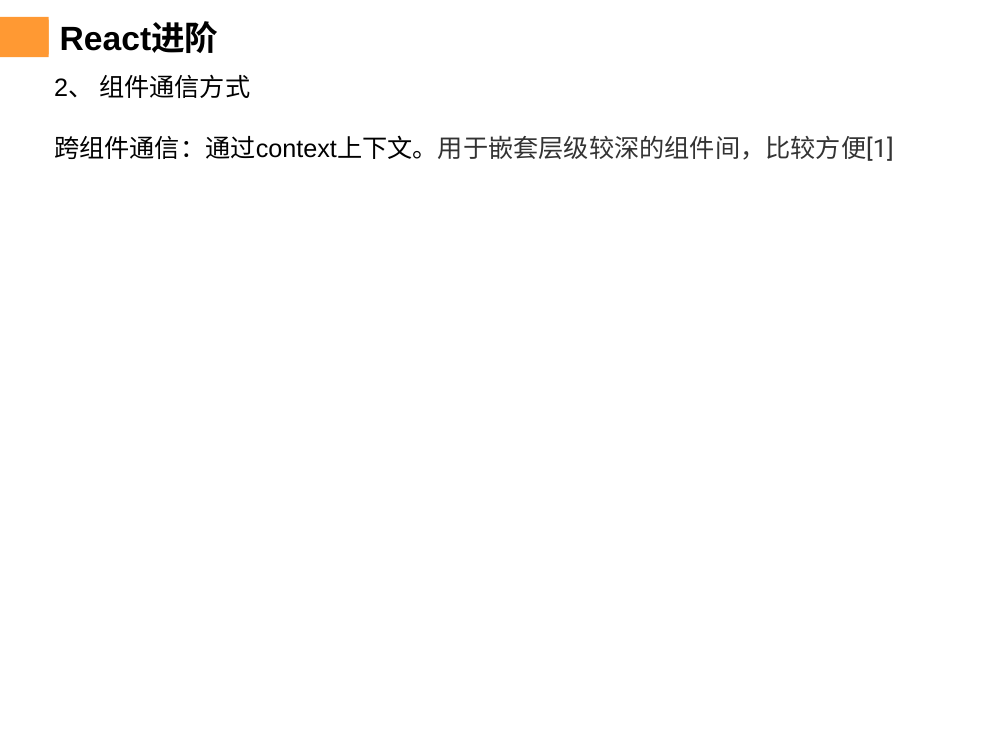
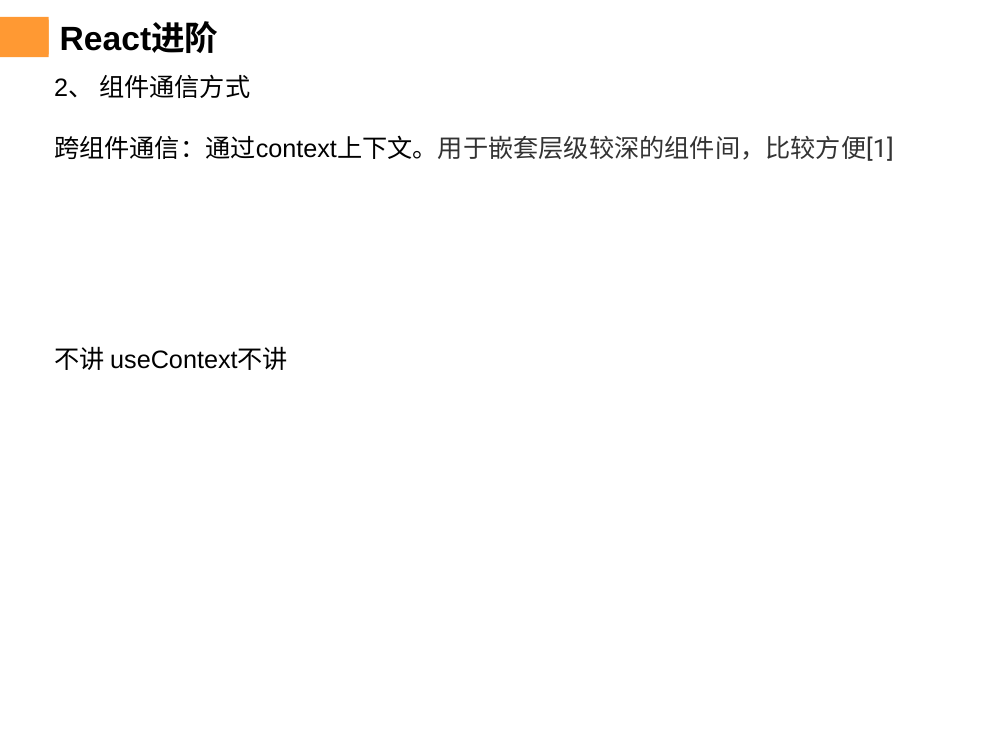
Before and after one commit to chenqiuli/JY_Peixun_1, a slide deck: slide 31 of PPT内容.pptx (slide 30 before the commit). Drawn at 1008x756 pixels with LibreOffice and Linux fonts; fonts in the diff are those of the drawing; background and template pictures are left out. Boxes give left, top, right and bottom in pixels: in the first picture for what was removed or moved away, otherwise in the second. Text is boxed around its words. In the diff, an @@ line names an element or a change of style, - is before the commit and + after.

```diff
--- a/PPT内容.pptx
+++ b/PPT内容.pptx
@@ text at (54, 346, 288, 370): paragraph added @@
+不讲 useContext不讲
```
Also in this commit, not shown: 7 other slides changed, 2 slides added, 1 slide removed, 5 other files.
